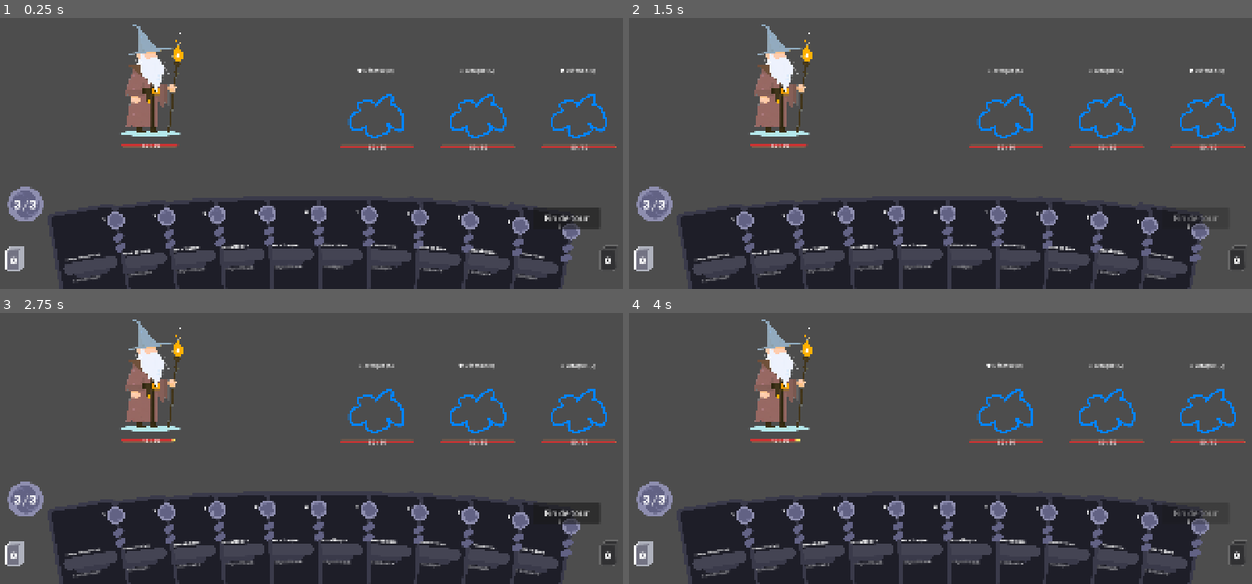
Above: before the commit, frames 1-4 (two rows, left to right).
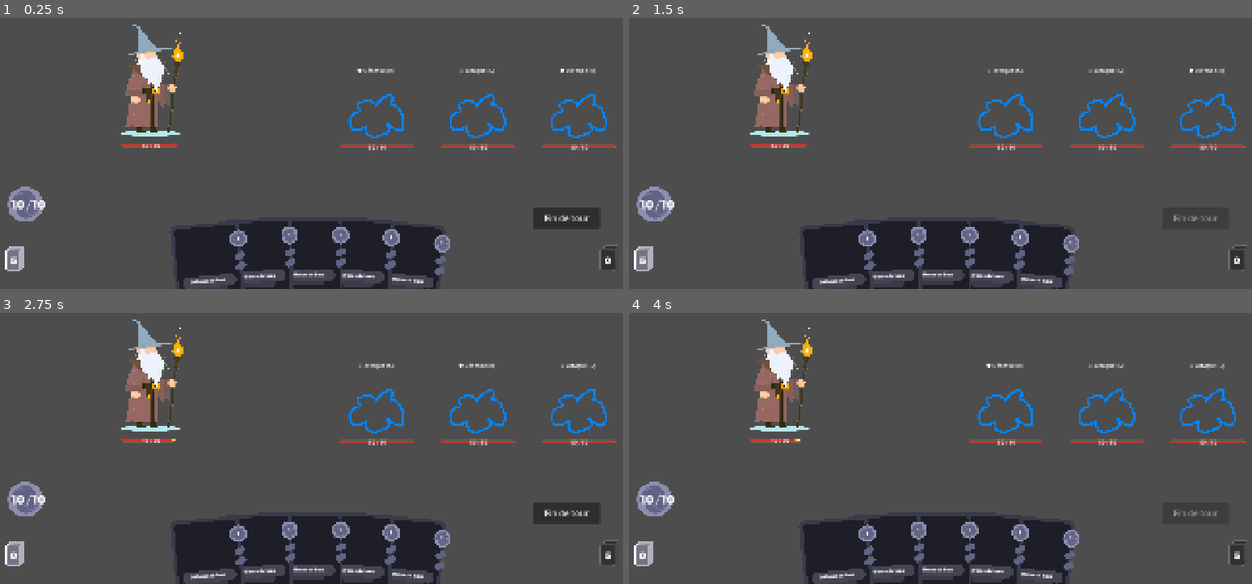
Above: after the commit, the same moments.

Repository: Elehos/jeu_de_bouboules
Game: Godot game, scene res://scenes/combat/combat.tscn
The game is run twice, just before and just after one commit, with the same random seed, the same clock (stepped at 60 frames per second) and the same inputs.
Inputs (mouse positions are in pixels of both pictures, inside the frame that each line leads up to):
- Up to frame 1 (0.25 s): no input
- Up to frame 2 (1.5 s): click "Fin de tour" at 0.5 s; tap Enter at 1.25 s; drag from (778, 74) to (1002, 115) at 1.27 s
- Up to frame 3 (2.75 s): drag from (373, 410) to (149, 369) at 2.02 s
- Up to frame 4 (4 s): click "Fin de tour" at 2.75 s; move the mouse to (1108, 410) at 3.52 s; click (1108, 410) at 3.67 s

The runs differ from the first frame. In frame 1, 19% of the frame differs, in the area x 1-94%, y 67-100%; in frame 2, 19%; in frame 3, 19%; in frame 4, 19%, in the area x 1-99%, y 67-100%.

Commit message:
Améliorations animations cartes : hover, drag, ciblage, arc dynamique

Diff:
--- a/scenes/cards/Card.tscn
+++ b/scenes/cards/Card.tscn
@@ -30,18 +30,19 @@
 
 [node name="CardBackground" type="TextureRect" parent="Panel" unique_id=280004564]
 layout_mode = 0
-offset_top = 0.99999934
-offset_right = 1189.9999
-offset_bottom = 1577.9683
+offset_left = -9.999999
+offset_top = 1.9999998
+offset_right = 1179.9999
+offset_bottom = 1578.9683
 scale = Vector2(0.2, 0.2)
 texture = ExtResource("2_5xlns")
 
 [node name="CardCost" type="Label" parent="Panel" unique_id=2014171580]
 layout_mode = 0
-offset_left = 161.0
-offset_top = 29.0
-offset_right = 194.0
-offset_bottom = 63.0
+offset_left = 185.0
+offset_top = 38.0
+offset_right = 218.0
+offset_bottom = 72.0
 size_flags_horizontal = 8
 size_flags_stretch_ratio = 0.0
 offset_transform_position = Vector2(-15, 3)
@@ -55,10 +56,10 @@
 custom_minimum_size = Vector2(110, 28)
 custom_maximum_size = Vector2(110, 28)
 layout_mode = 0
-offset_left = 42.0
-offset_top = 131.0
-offset_right = 152.0
-offset_bottom = 160.0
+offset_left = 48.0
+offset_top = 159.0
+offset_right = 158.0
+offset_bottom = 187.0
 size_flags_horizontal = 0
 size_flags_vertical = 0
 offset_transform_enabled = true
@@ -71,10 +72,10 @@
 [node name="CardDescription" type="Label" parent="Panel" unique_id=86117268]
 custom_minimum_size = Vector2(110, 0)
 layout_mode = 0
-offset_left = 33.0
-offset_top = 176.0
-offset_right = 161.0
-offset_bottom = 245.0
+offset_left = 39.0
+offset_top = 217.0
+offset_right = 167.0
+offset_bottom = 286.0
 theme_override_fonts/font = ExtResource("4_m2018")
 theme_override_font_sizes/font_size = 18
 label_settings = SubResource("LabelSettings_h2sm1")
--- a/scenes/combat/combat.tscn
+++ b/scenes/combat/combat.tscn
@@ -9,12 +9,10 @@
 [ext_resource type="Resource" uid="uid://dbsom1uj1qk7u" path="res://ressourcesEncounters/encounter_2.tres" id="4_rgm65"]
 [ext_resource type="Script" uid="uid://olrbvy74v182" path="res://script/cards/Hand.gd" id="5_4a6i5"]
 [ext_resource type="Resource" uid="uid://bvb8uvx2ovggf" path="res://ressourcesEncounters/encounter_3.tres" id="5_05d77"]
-[ext_resource type="Resource" uid="uid://si2lgkydtdkd" path="res://ressoucesCards/attackCard.tres" id="6_ijgaf"]
 [ext_resource type="Script" uid="uid://f3o7b7woxojq" path="res://script/cards/CardData.gd" id="7_3dmww"]
 [ext_resource type="PackedScene" uid="uid://d0g5hjsgl0b2j" path="res://scenes/cards/card.tscn" id="8_gwckk"]
 [ext_resource type="Resource" uid="uid://bomdgafd46m8f" path="res://ressoucesCards/defenseCard.tres" id="9_gwckk"]
 [ext_resource type="Texture2D" uid="uid://jwcglnxwv8n2" path="res://assets/characters/perso_test.png" id="9_j11kn"]
-[ext_resource type="Resource" uid="uid://64tt2oeikj55" path="res://ressoucesCards/superAttackCard.tres" id="10_mrrmw"]
 [ext_resource type="PackedScene" uid="uid://cuugmemifju2l" path="res://scenes/ui/card_list_popup.tscn" id="13_mrrmw"]
 [ext_resource type="Script" uid="uid://bwvt5v7lpu8jv" path="res://script/combat/TargetingArrow.gd" id="14_h2sm1"]
 [ext_resource type="Texture2D" uid="uid://c0b8qfebathc5" path="res://assets/ui/deck.png" id="18_05d77"]
@@ -106,11 +104,11 @@
 grow_vertical = 0
 script = ExtResource("5_4a6i5")
 card_scene = ExtResource("8_gwckk")
-deck_data = Array[ExtResource("7_3dmww")]([ExtResource("6_ijgaf"), ExtResource("6_ijgaf"), ExtResource("9_gwckk"), ExtResource("9_gwckk"), ExtResource("10_mrrmw"), ExtResource("6_ijgaf"), ExtResource("9_gwckk"), ExtResource("10_mrrmw"), ExtResource("6_ijgaf"), ExtResource("10_mrrmw")])
-cards_per_turn = 10
+deck_data = Array[ExtResource("7_3dmww")]([ExtResource("9_gwckk"), ExtResource("9_gwckk"), ExtResource("9_gwckk"), ExtResource("9_gwckk"), ExtResource("9_gwckk"), ExtResource("9_gwckk"), ExtResource("9_gwckk"), ExtResource("9_gwckk"), ExtResource("9_gwckk"), ExtResource("9_gwckk")])
 card_spacing = 140.0
-max_angle = 10.0
-arc_height = 30.0
+max_angle = 5.0
+min_arc_height = 10.0
+max_arc_height = 35.0
 
 [node name="EndTurnButton" type="Button" parent="UI" unique_id=273793230]
 offset_left = 1614.0
--- a/script/cards/Card.gd
+++ b/script/cards/Card.gd
@@ -13,7 +13,6 @@
 var drag_start_position: Vector2
 var drag_start_local_position: Vector2
 var base_z_index: int = 0
-@export var hover_scale: float = 1.15
 
 const DRAG_THRESHOLD: float = 200.0
 var interactive: bool = true
@@ -26,6 +25,14 @@
 
 enum CardState { IDLE, DRAGGING, AWAITING_TARGET, PLAYED }
 var state: CardState = CardState.IDLE
+
+@export var hover_scale: float = 1.3
+@export var hover_screen_margin: float = 100.0
+
+var pre_hover_position: Vector2
+var active_tween: Tween
+
+@export var hover_x_offset: float = -30.0
 
 
 func _ready() -> void:
@@ -53,31 +60,60 @@
 	else:
 		_update_affordability()
 
-# --- Grossissement / rétrécissement ---
-func _grow(lift_position: bool = true) -> void:
+func _grow() -> void:
+	if active_tween and active_tween.is_valid():
+		active_tween.kill()
+
+	pivot_offset = Vector2(size.x / 2, size.y)
 	z_index = 1
-	var tween: Tween = create_tween()
-	tween.set_parallel(true)
-	tween.tween_property(self, "scale", Vector2(hover_scale, hover_scale), 0.15)
-	tween.tween_property(self, "rotation_degrees", 0.0, 0.15)
-	if lift_position:
-		tween.tween_property(self, "position:y", hover_target_y, 0.06)
+
+	var viewport_height: float = get_viewport_rect().size.y
+	var target_global_y: float = viewport_height - hover_screen_margin - size.y
+	var target_global_x: float = get_parent().global_position.x + base_position.x + hover_x_offset
+	var target_global_pos: Vector2 = Vector2(target_global_x, target_global_y)
+
+	active_tween = create_tween()
+	active_tween.set_parallel(true)
+	active_tween.tween_property(self, "scale", Vector2(hover_scale, hover_scale), 0.15)
+	active_tween.tween_property(self, "global_position", target_global_pos, 0.15)
+	active_tween.tween_property(self, "rotation_degrees", 0.0, 0.15)
 
 func _shrink() -> void:
-	var tween: Tween = create_tween()
-	tween.set_parallel(true)
-	tween.tween_property(self, "scale", Vector2.ONE, 0.15)
-	tween.tween_property(self, "rotation_degrees", base_rotation_degrees, 0.15)
-	tween.tween_property(self, "position:y", base_position.y, 0.15)
-	tween.chain().tween_callback(func(): z_index = base_z_index)
+	if active_tween and active_tween.is_valid():
+		active_tween.kill()
+
+	z_index = base_z_index
+	pivot_offset = Vector2(size.x / 2, size.y)
+
+	active_tween = create_tween()
+	active_tween.set_parallel(true)
+	active_tween.tween_property(self, "scale", Vector2.ONE, 0.15)
+	active_tween.tween_property(self, "position", base_position, 0.15)
+	active_tween.tween_property(self, "rotation_degrees", base_rotation_degrees, 0.15)
+
+func move_to_base(duration: float = 0.15) -> void:
+	if active_tween and active_tween.is_valid():
+		active_tween.kill()
+
+	active_tween = create_tween()
+	active_tween.set_parallel(true)
+	active_tween.tween_property(self, "position", base_position, duration)
+	active_tween.tween_property(self, "rotation_degrees", base_rotation_degrees, duration)
+	active_tween.tween_property(self, "scale", Vector2.ONE, duration)
 
 func _on_mouse_entered() -> void:
 	if interactive and state == CardState.IDLE:
 		_grow()
+		var hand = get_parent()
+		if hand and hand.has_method("set_hovered_index"):
+			hand.set_hovered_index(get_index())
 
 func _on_mouse_exited() -> void:
 	if interactive and state == CardState.IDLE:
 		_shrink()
+		var hand = get_parent()
+		if hand and hand.has_method("set_hovered_index"):
+			hand.set_hovered_index(-1)
 
 # --- Ciblage ---
 func _on_targeting_started(_data: CardData) -> void:
@@ -140,7 +176,7 @@
 	if event is InputEventMouseButton:
 		if event.pressed and event.button_index == MOUSE_BUTTON_LEFT:
 			state = CardState.DRAGGING
-			_grow(false)
+			_grow()
 			dragging = true
 
 			if card_data.requires_target:
--- a/script/cards/Hand.gd
+++ b/script/cards/Hand.gd
@@ -4,14 +4,26 @@
 @export var card_scene: PackedScene
 @export var deck_data: Array[CardData] = []
 @export var cards_per_turn: int = 5
-@export var hover_lift: float = 60.0
+@export var hover_lift: float = 80.0
 
 # Réglages de l'éventail
 @export var card_spacing: float = 120.0      # distance horizontale entre cartes
-@export var max_angle: float = 25.0          # angle max (en degrés) sur les cartes des extrémités
-@export var arc_height: float = 40.0         # hauteur de la courbe (plus haut au centre ou sur les bords)
+@export var min_cards_threshold: int = 3
+@export var max_cards_threshold: int = 10
+
+@export var min_angle: float = 5.0
+@export var max_angle: float = 10.0
+
+@export var min_arc_height: float = 5.0
+@export var max_arc_height: float = 50.0
+
+@export var vertical_offset: float = 60.0
 
 var cards: Array[Card] = []
+
+var hovered_index: int = -1
+@export var push_strength: float = 0.5  # 50% de l'effet de remplacement complet
+@export var push_falloff_range: int = 3  # nombre de cartes affectées de chaque côté
 
 func _ready() -> void:
 	CombatEvents.player_turn_started.connect(new_turn)
@@ -49,38 +61,58 @@
 	if count == 0:
 		return
 
-	print("Hand size: ", size, " | global_position: ", global_position)
+	var params: Dictionary = _compute_dynamic_params(count)
+	var current_max_angle: float = params["angle"]
+	var current_arc_height: float = params["arc"]
 
 	var center_index: float = (count - 1) / 2.0
-	var hover_target_y: float = size.y / 2 - hover_lift
 
 	for i in range(count):
 		var card: Card = cards[i]
 		card.base_z_index = -i
-		card.z_index = -i
 		var offset_from_center: float = i - center_index
 
 		var x: float = offset_from_center * card_spacing
 
+		if hovered_index >= 0 and i != hovered_index:
+			var distance: int = i - hovered_index
+			var direction: float = sign(distance)
+			var falloff: float = clamp(1.0 - (abs(distance) - 1) / float(push_falloff_range), 0.0, 1.0)
+			x += direction * card_spacing * push_strength * falloff
+
 		var normalized: float = offset_from_center / max(center_index, 1.0)
-		var y: float = arc_height * pow(normalized, 2)
+		var y: float = current_arc_height * pow(normalized, 2)
 
-		var rotation_deg: float = normalized * max_angle
+		var rotation_deg: float = normalized * current_max_angle
 		card.pivot_offset = Vector2(card.size.x / 2, card.size.y)
 
-		var target_pos: Vector2 = Vector2(x, y) + size / 2 - card.size / 2
+		var target_pos: Vector2 = Vector2(x, y + vertical_offset) + size / 2 - card.size / 2
 
-		print("Carte ", i, "/", count, " | offset: ", offset_from_center, " | x local: ", x, " | target_pos: ", target_pos)
-
-		var tween: Tween = create_tween()
-		tween.set_parallel(true)
 		card.base_position = target_pos
 		card.base_rotation_degrees = rotation_deg
-		tween.tween_property(card, "position", target_pos, 0.2)
-		tween.tween_property(card, "rotation_degrees", rotation_deg, 0.2)
+
+		if i == hovered_index:
+			continue
+
+		if card.state == Card.CardState.IDLE:
+			card.z_index = -i
+			card.move_to_base()
 
 func _on_card_played(_card_data: CardData, _target: Character) -> void:
 	# On retire la carte jouée après un court délai (le temps de son animation)
 	await get_tree().create_timer(0.1).timeout
 	cards = cards.filter(func(c): return is_instance_valid(c))
 	_update_hand_layout()
+
+func _compute_dynamic_params(count: int) -> Dictionary:
+	var t: float = float(count - min_cards_threshold) / float(max_cards_threshold - min_cards_threshold)
+	t = clamp(t, 0.0, 1.0)
+
+	return {
+		"angle": lerp(min_angle, max_angle, t),
+		"arc": lerp(min_arc_height, max_arc_height, t)
+	}
+
+func set_hovered_index(index: int) -> void:
+	hovered_index = index
+	_update_hand_layout()
--- a/script/combat/CombatEvents.gd
+++ b/script/combat/CombatEvents.gd
@@ -11,7 +11,7 @@
 var pending_card: Card = null
 var targeting_arrow: TargetingArrow = null
 
-@export var max_mana: int = 3
+@export var max_mana: int = 10
 var current_mana: int = max_mana
 
 func refill_mana() -> void:
